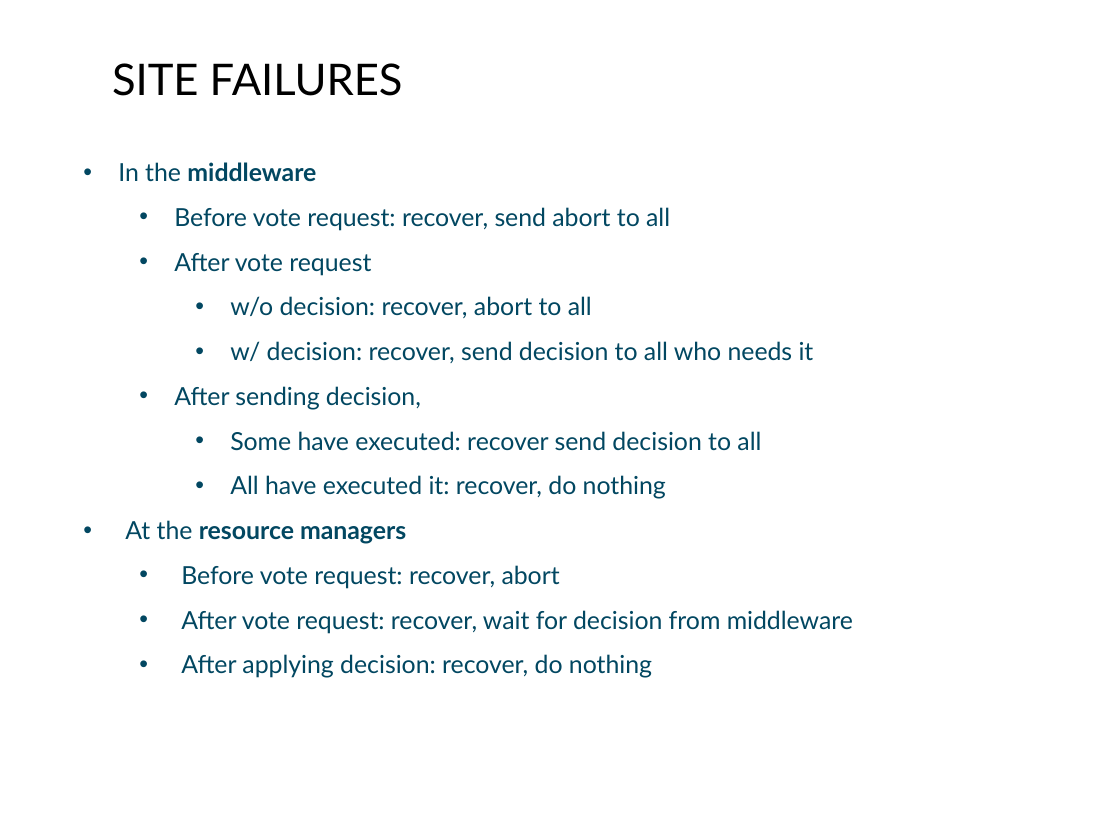
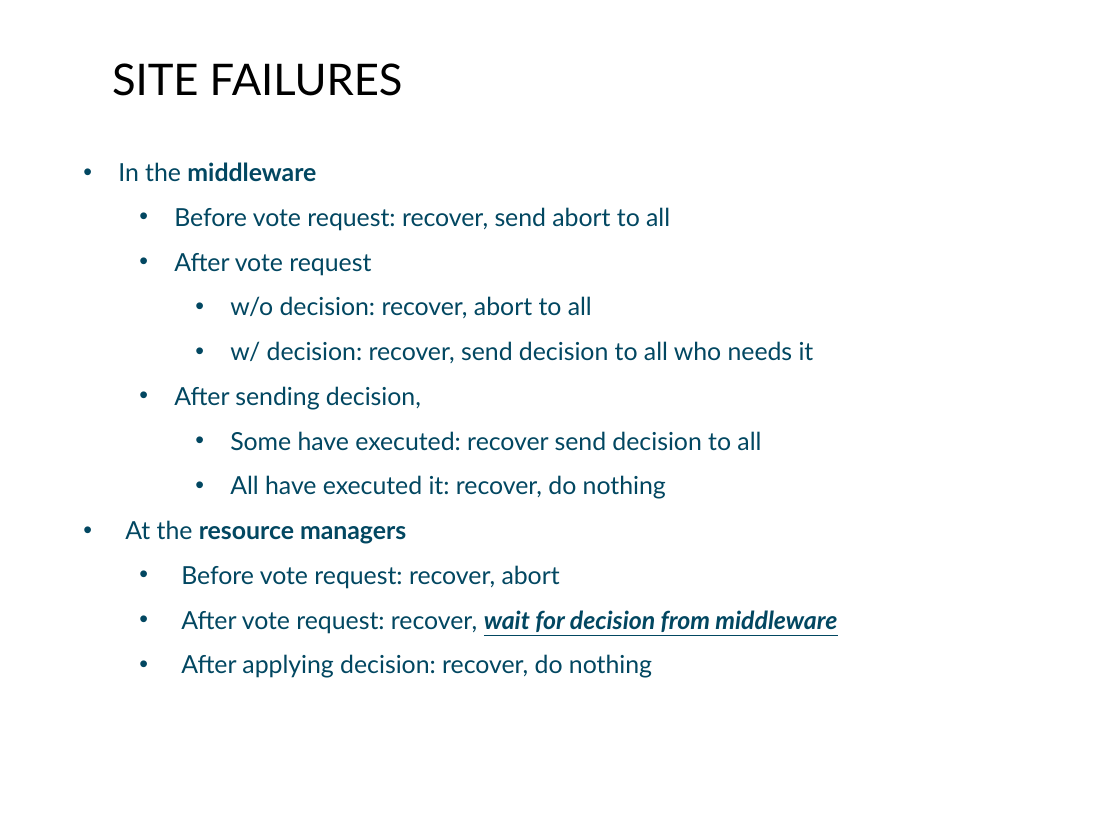
Before and after one commit to danhp/cs512, a slide deck: slide 22 of 512pp.pptx (slide 23 before the commit). Drawn at 1120x840 pixels with LibreOffice and Linux fonts; fonts in the diff are those of the drawing. Boxes give left, top, right and bottom in pixels: in the first picture for what was removed or moved away, otherwise in the second. Text is boxed around its words. In the diff, an @@ line names an element or a change of style, - is before the commit and + after.

```diff
--- a/512pp.pptx
+++ b/512pp.pptx
@@ text at box(181, 610, 837, 634): bold on, italic on, underline on in "wait for decision from middleware" @@
```
Also in this commit, not shown: 2 other slides changed, 2 slides removed.
